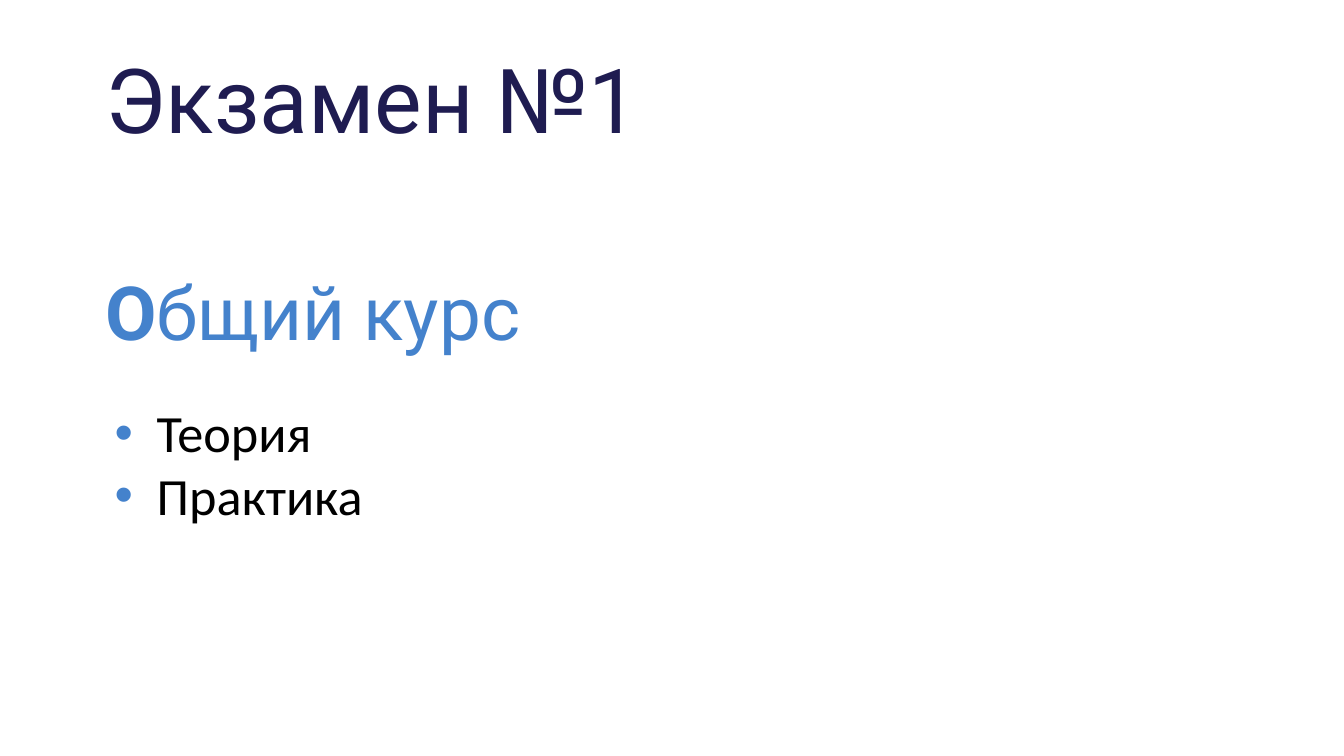
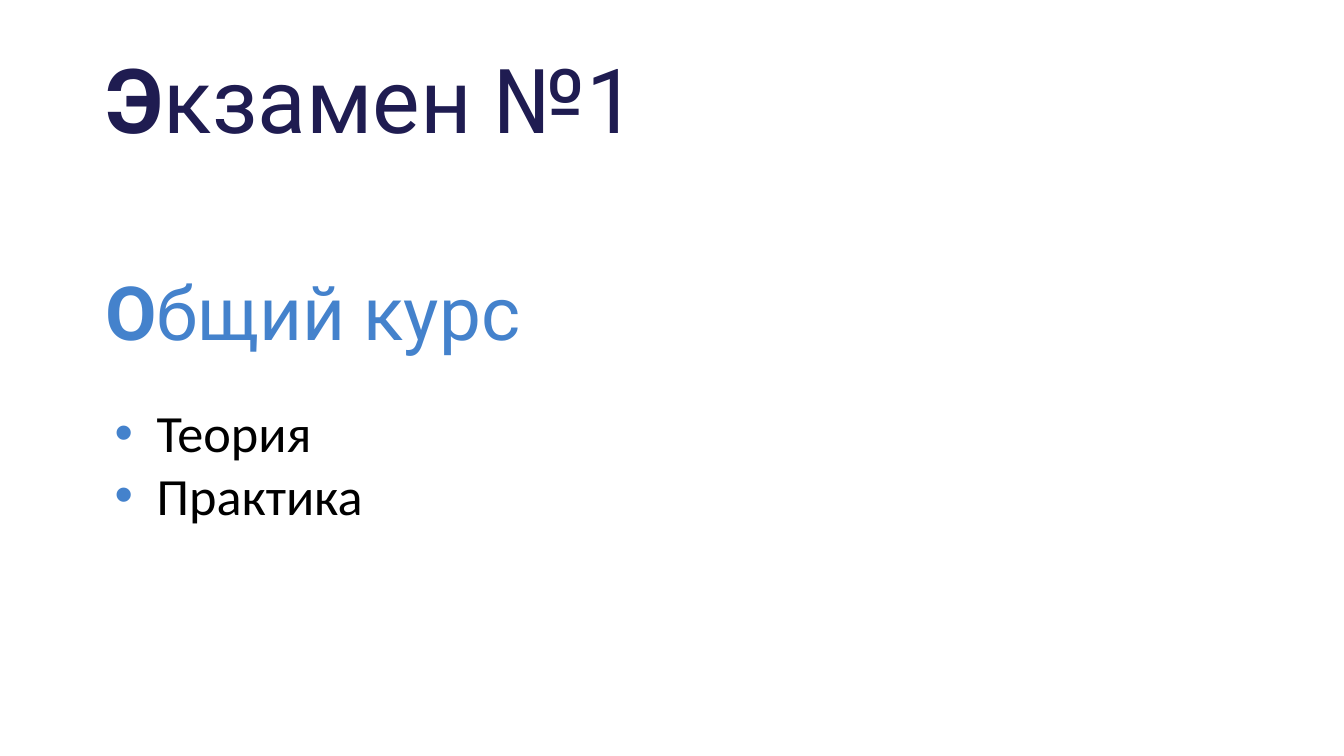
Before and after one commit to IlyaOrlov/PythonCourseKupno, a slide deck: slide 2 of Tasks/py_exam_1.pptx. Drawn at 1344x756 pixels with LibreOffice and Linux fonts; fonts in the diff are those of the drawing. Boxes give left, top, right and bottom in pixels: in the first picture for what was removed or moved away, otherwise in the second. Text is boxed around its words. In the diff, an @@ line names an element or a change of style, - is before the commit and + after.

```diff
--- a/Tasks/py_exam_1.pptx
+++ b/Tasks/py_exam_1.pptx
@@ title "Экзамен №1" at [106, 68, 636, 134]: bold on in "Экзамен" @@
```
Also in this commit, not shown: 1 other file.
